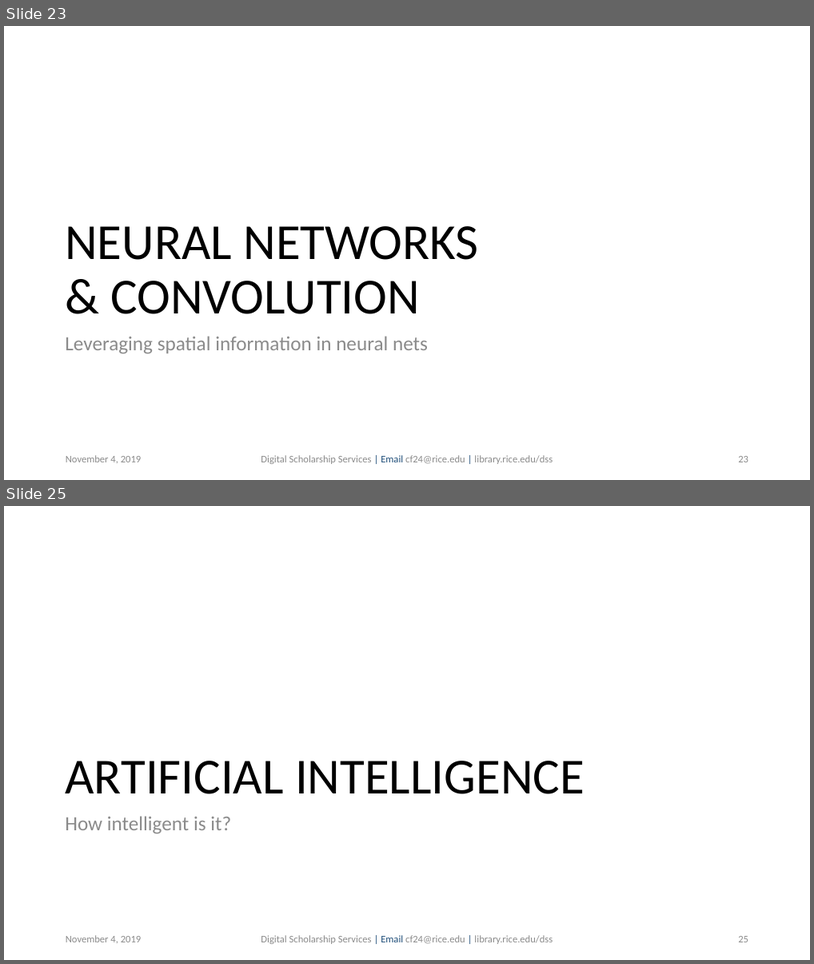
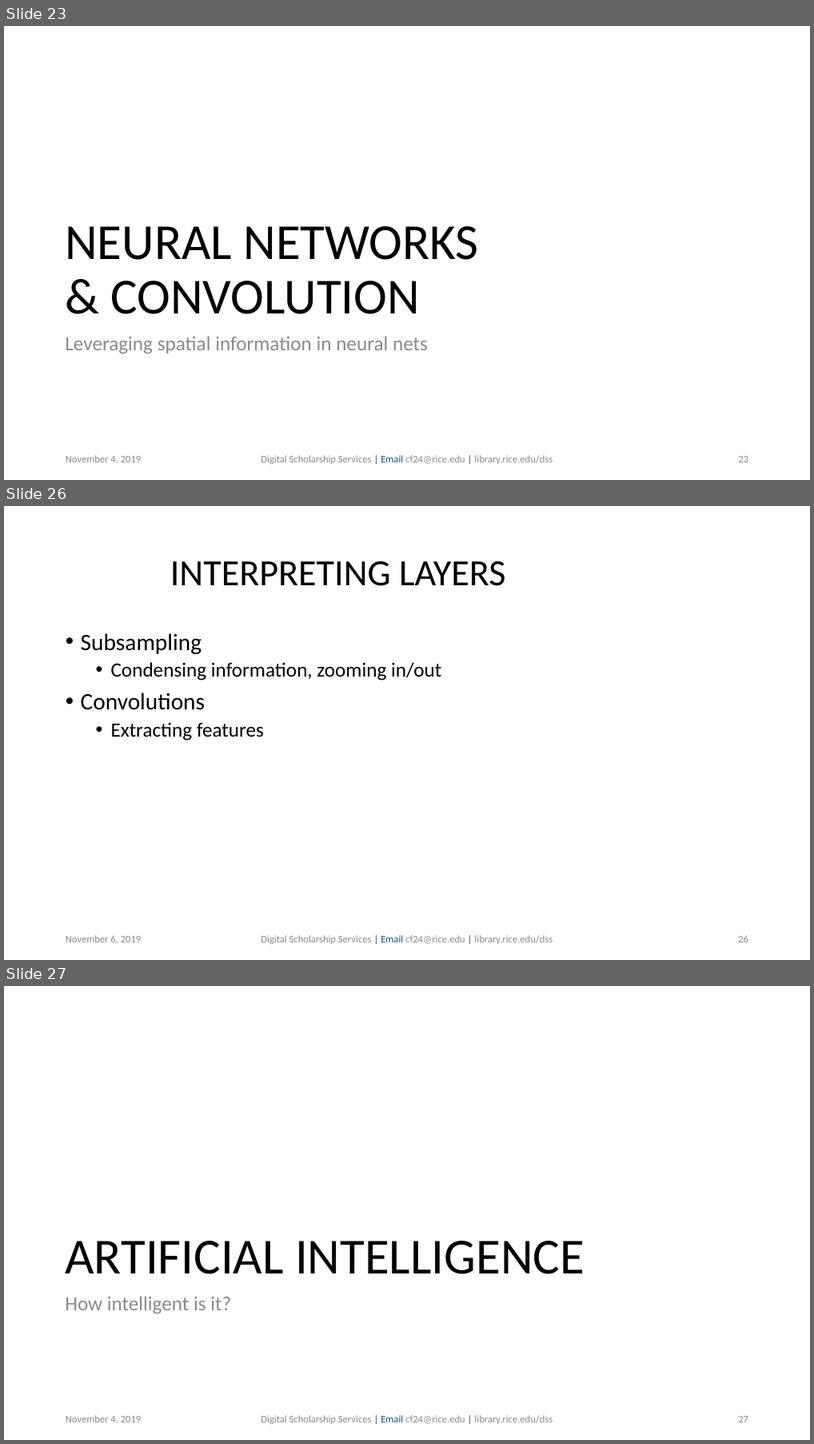
Before and after one commit to bakitybacon/rice-data-and-donuts, a slide deck: tf/Introduction to TensorFlow.pptx. Shown one above the other, each under a label of ours: slides 23 and 25 before the commit, slides 23, 26 and 27 after it; the slides between them are not shown. The pictures are 814x964 and 814x1444 pixels, drawn with LibreOffice and Linux fonts; fonts in the diff are those of the drawing; background and template pictures are left out. Boxes give left, top, right and bottom in pixels: in the first picture for what was removed or moved away, otherwise in the second. Text is boxed around its words. In the diff, an @@ line names an element or a change of style, - is before the commit and + after.

```diff
--- a/tf/Introduction to TensorFlow.pptx
+++ b/tf/Introduction to TensorFlow.pptx
@@ slide 26 added at (x1=4, y1=506, x2=810, y2=960), background #FFFFFF @@
@@ title added at (x1=170, y1=561, x2=506, y2=586), 44 pt, text #000000 @@
+INTERPRETING LAYERS
@@ text added at (x1=81, y1=633, x2=442, y2=740), 24 pt, text #000000 @@
+• Subsampling
+  • Condensing information, zooming in/out
+• Convolutions
+  • Extracting features
@@ text added at (x1=66, y1=935, x2=142, y2=943), 12 pt, text #8C8C8C @@
+November 6, 2019
@@ text added at (x1=261, y1=935, x2=553, y2=944), 12 pt, text #8C8C8C @@
+Digital Scholarship Services | Email cf24@rice.edu | library.rice.edu/dss
@@ page number added at (x1=738, y1=935, x2=749, y2=942), 12 pt, text #8C8C8C @@
+26
@@ what was slide 25 is now slide 27 @@
@@ page number at (x1=738, y1=1416, x2=749, y2=1422): text changed @@
-25
+27
```
Also in this commit, not shown: 3 slides changed, 1 other slide added.
